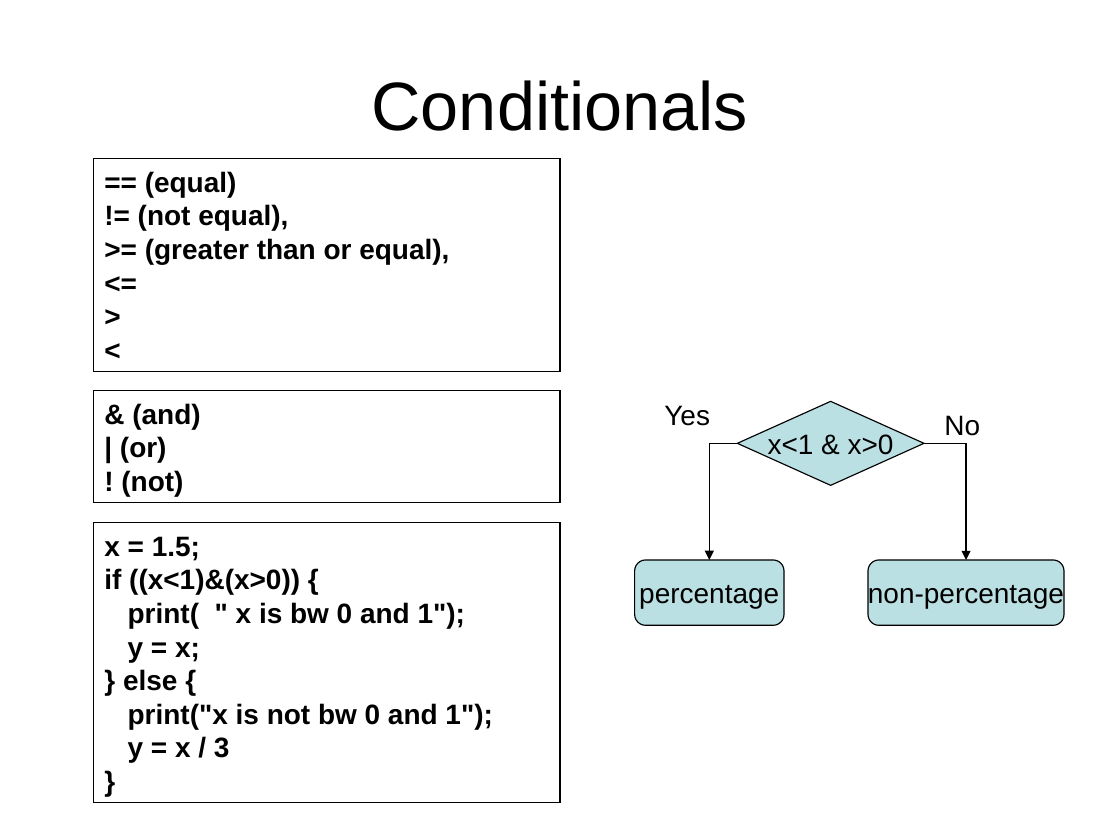
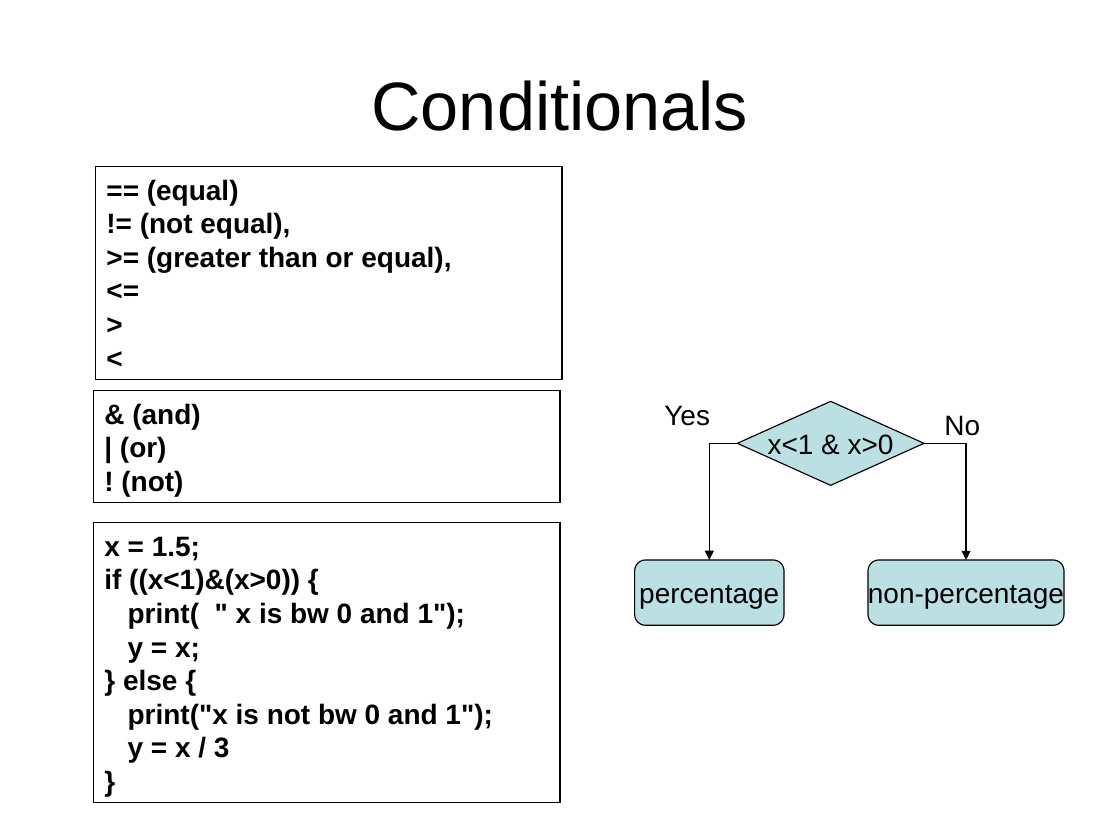
Before and after one commit to BDSpoke-UTC-Spelman-Tuskegee-WVU/R-coding-bootcamp, a slide deck: slide 4 of 2.coding/basic.programming.in.R.ppt. Drawn at 1120x840 pixels with LibreOffice and Linux fonts; fonts in the diff are those of the drawing. Boxes give left, top, right and bottom in pixels: in the first picture for what was removed or moved away, otherwise in the second. Text is boxed around its words. In the diff, an @@ line names an element or a change of style, - is before the commit and + after.

```diff
--- a/2.coding/basic.programming.in.R.ppt
+++ b/2.coding/basic.programming.in.R.ppt
@@ rectangle "== (equal)" moved from (x1=93, y1=159, x2=560, y2=372) to (x1=95, y1=167, x2=562, y2=380) @@
```
Also in this commit, not shown: 21 other files.
